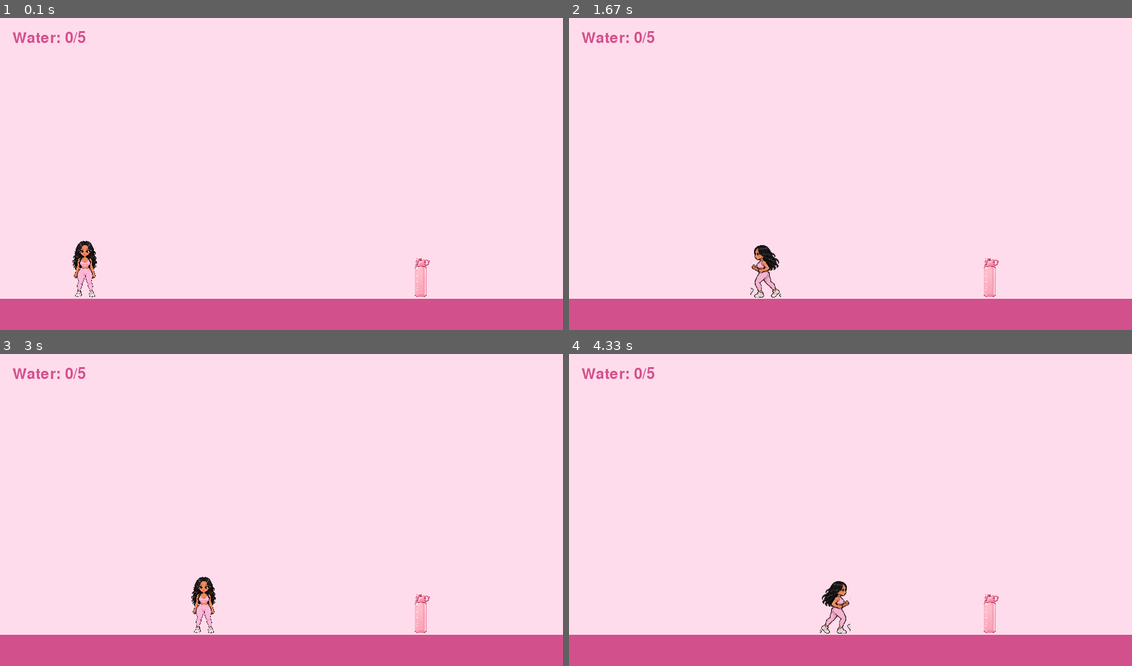
Above: before the commit, frames 1-4 (two rows, left to right).
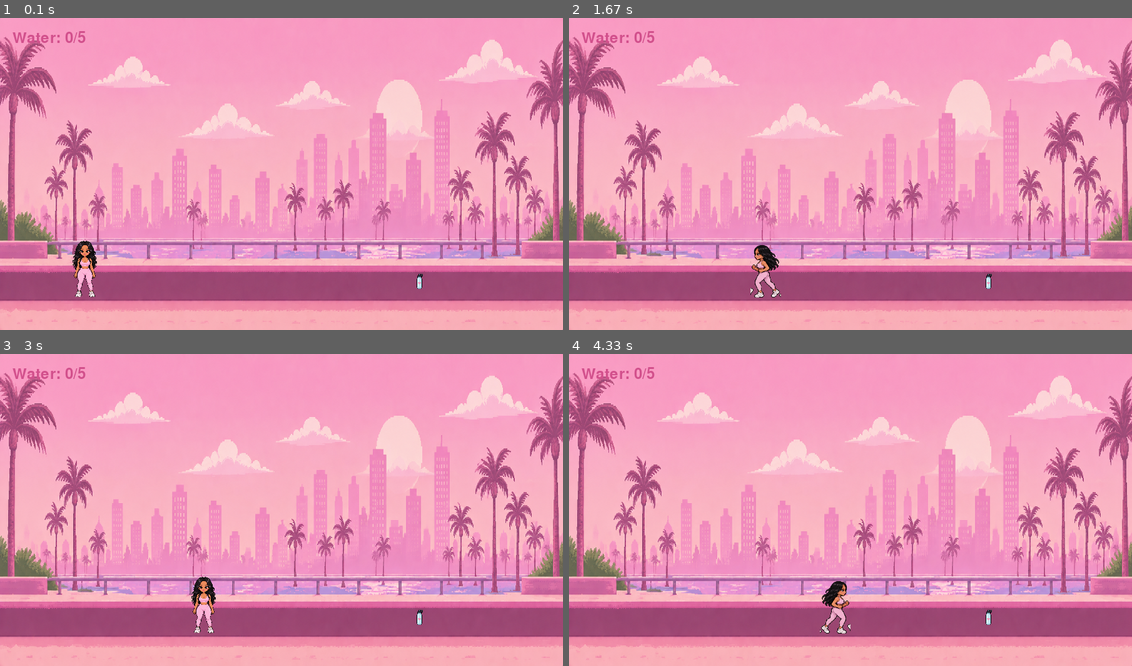
Above: after the commit, the same moments.

Repository: lavslab/75-hard-pygame
Game: pygame game, started from main.py
Same seed, same stepped clock (60 frames per second), same inputs: the game is played once before the commit and once after it.
Inputs:
- Up to frame 1 (0.1 s): no input
- Up to frame 2 (1.67 s): hold Right 0.33-0.8 s; hold Right 0.83-1.3 s; hold Left from 1.33 s (still down)
- Up to frame 3 (3 s): release Left at 1.87 s; hold Left 1.9-2.3 s; hold Right 2.33-2.97 s
- Up to frame 4 (4.33 s): hold Left 3-3.47 s; hold Right 3.5-3.97 s; hold Right from 4 s (still down)

The runs differ from the first frame. In frame 1, 96% of the frame differs, in the area x 0-100%, y 0-100%; in frame 2, 96%; in frame 3, 96%; in frame 4, 96%.

Commit message:
Add background, junk food, junk food text

Diff:
--- a/main.py
+++ b/main.py
@@ -7,23 +7,30 @@
 
 WIDTH = 900
 HEIGHT = 500
-
-# whole level is wider than the screen
 WORLD_WIDTH = 3000
 
 # colors
-PINK = (255, 220, 235)
 DARK_PINK = (210, 80, 140)
+WHITE = (255, 255, 255)
 
 # create game window
 screen = pygame.display.set_mode((WIDTH, HEIGHT))
 pygame.display.set_caption("75 Hard: Lav Edition")
 
-# clock
 clock = pygame.time.Clock()
-
-# font
 font = pygame.font.Font(None, 36)
+
+
+# ---------------- BACKGROUND ----------------
+
+background_image = pygame.image.load(
+    "assets/background.png"
+).convert()
+
+background_image = pygame.transform.scale(
+    background_image,
+    (WIDTH, HEIGHT)
+)
 
 
 # ---------------- PLAYER IMAGES ----------------
@@ -88,8 +95,8 @@
 
 # ---------------- WATER IMAGE ----------------
 
-water_width = 45
-water_height = 70
+water_width = 40
+water_height = 65
 
 water_image = pygame.image.load(
     "assets/water_bottle.png"
@@ -101,9 +108,23 @@
 )
 
 
+# ---------------- JUNK FOOD IMAGE ----------------
+
+junk_width = 90
+junk_height = 60
+
+junk_image = pygame.image.load(
+    "assets/junk_food.png"
+).convert_alpha()
+
+junk_image = pygame.transform.scale(
+    junk_image,
+    (junk_width, junk_height)
+)
+
+
 # ---------------- PLAYER SETTINGS ----------------
 
-# Lav's position inside the world
 lav_x = 100
 lav_y = 350
 
@@ -128,19 +149,30 @@
 
 # bottle 1
 water_1_x = 650
-water_1_y = 380
+water_1_y = 385
 water_1_collected = False
 
-# bottle 2 - farther into the world
+# bottle 2
 water_2_x = 1200
-water_2_y = 380
+water_2_y = 385
 water_2_collected = False
 
-# water counter
 water_count = 0
 water_goal = 5
 
 
+# ---------------- JUNK FOOD OBSTACLE ----------------
+
+junk_x = 900
+junk_y = 390
+
+# has Lav hit the junk food?
+junk_hit = False
+
+# how long the message stays on screen
+junk_message_timer = 0
+
+
 # ---------------- CAMERA ----------------
 
 camera_x = 0
@@ -152,22 +184,24 @@
 
 while running:
 
-    # close game
+    # ---------------- EVENTS ----------------
+
     for event in pygame.event.get():
+
         if event.type == pygame.QUIT:
             running = False
 
-    # keyboard input
+
+    # ---------------- KEYBOARD ----------------
+
     keys = pygame.key.get_pressed()
 
 
     # ---------------- MOVEMENT ----------------
 
-    # move left through world
     if keys[pygame.K_LEFT] and lav_x > 0:
         lav_x -= lav_speed
 
-    # move right through world
     if keys[pygame.K_RIGHT] and lav_x < WORLD_WIDTH - lav_width:
         lav_x += lav_speed
 
@@ -215,21 +249,19 @@
 
     # ---------------- CAMERA ----------------
 
-    # camera follows Lav
     camera_x = lav_x - WIDTH // 2
 
-    # don't go before beginning of world
+    # don't scroll before beginning of world
     if camera_x < 0:
         camera_x = 0
 
-    # don't go past end of world
+    # don't scroll past end of world
     if camera_x > WORLD_WIDTH - WIDTH:
         camera_x = WORLD_WIDTH - WIDTH
 
 
-    # ---------------- COLLISION ----------------
-
-    # Lav's collision box
+    # ---------------- COLLISION RECTS ----------------
+
     lav_rect = pygame.Rect(
         lav_x,
         lav_y,
@@ -237,7 +269,6 @@
         lav_height
     )
 
-    # bottle 1 collision box
     water_1_rect = pygame.Rect(
         water_1_x,
         water_1_y,
@@ -245,7 +276,6 @@
         water_height
     )
 
-    # bottle 2 collision box
     water_2_rect = pygame.Rect(
         water_2_x,
         water_2_y,
@@ -253,53 +283,85 @@
         water_height
     )
 
-    # collect bottle 1
+    junk_rect = pygame.Rect(
+        junk_x,
+        junk_y,
+        junk_width,
+        junk_height
+    )
+
+
+    # ---------------- WATER COLLISION ----------------
+
     if not water_1_collected and lav_rect.colliderect(water_1_rect):
         water_1_collected = True
         water_count += 1
 
-    # collect bottle 2
     if not water_2_collected and lav_rect.colliderect(water_2_rect):
         water_2_collected = True
         water_count += 1
 
 
+    # ---------------- JUNK FOOD COLLISION ----------------
+
+    if not junk_hit and lav_rect.colliderect(junk_rect):
+
+        junk_hit = True
+
+        # show message for about 2 seconds
+        junk_message_timer = 120
+
+        print("Oops! Junk food 😭")
+
+
     # ---------------- SCREEN POSITIONS ----------------
 
-    # convert world positions to screen positions
     lav_screen_x = lav_x - camera_x
 
     water_1_screen_x = water_1_x - camera_x
     water_2_screen_x = water_2_x - camera_x
 
-
-    # ---------------- DRAW EVERYTHING ----------------
-
-    # background
-    screen.fill(PINK)
-
-    # ground
-    pygame.draw.rect(
-        screen,
-        DARK_PINK,
-        (0, 450, WIDTH, 50)
+    junk_screen_x = junk_x - camera_x
+
+
+    # ---------------- DRAW BACKGROUND ----------------
+
+    # repeat background so scrolling continues
+    background_offset = camera_x % WIDTH
+
+    screen.blit(
+        background_image,
+        (-background_offset, 0)
+    )
+
+    screen.blit(
+        background_image,
+        (WIDTH - background_offset, 0)
     )
 
 
     # ---------------- DRAW WATER ----------------
 
-    # bottle 1
     if not water_1_collected:
         screen.blit(
             water_image,
             (water_1_screen_x, water_1_y)
         )
 
-    # bottle 2
     if not water_2_collected:
         screen.blit(
             water_image,
             (water_2_screen_x, water_2_y)
+        )
+
+
+    # ---------------- DRAW JUNK FOOD ----------------
+
+    # only draw junk food if it has NOT been hit
+    if not junk_hit:
+        screen.blit(
+            junk_image,
+            (junk_screen_x, junk_y)
         )
 
 
@@ -364,10 +426,27 @@
     )
 
 
-    # show finished frame
+    # ---------------- JUNK FOOD MESSAGE ----------------
+
+    if junk_message_timer > 0:
+
+        junk_text = font.render(
+            "Oops! Junk food!",
+            True,
+            WHITE
+        )
+
+        screen.blit(
+            junk_text,
+            (WIDTH // 2 - 100, 70)
+        )
+
+        junk_message_timer -= 1
+
+
+    # ---------------- UPDATE SCREEN ----------------
+
     pygame.display.update()
-
-    # 60 FPS
     clock.tick(60)
 
 
Binary file added: assets/background.png
Binary file added: assets/junk_food.png
Binary file changed: assets/water_bottle.png
